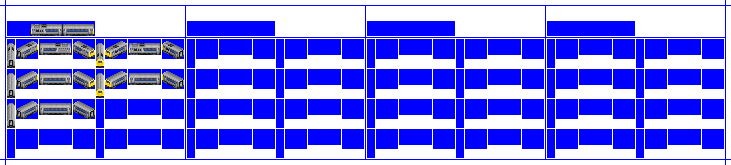
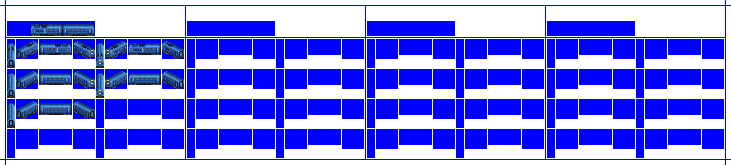
Two versions of the same layered image (731 × 165). Layer-by-layer changes:
hid "Liv4" over (7, 24, 184, 126)
showed "CC1" over (7, 24, 184, 126)
